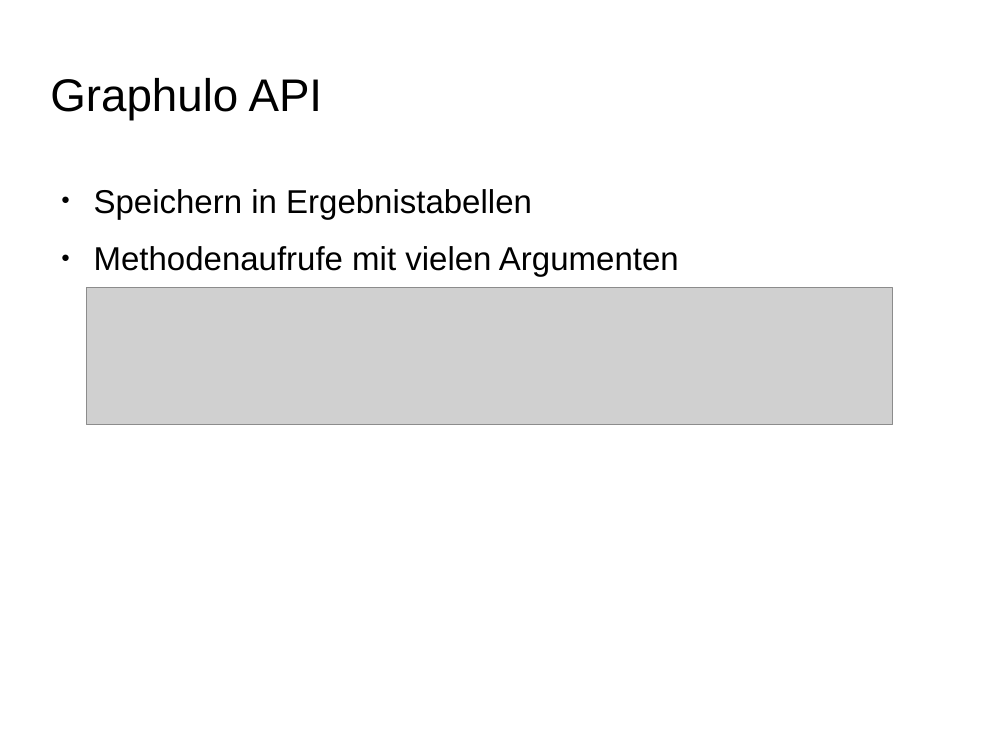
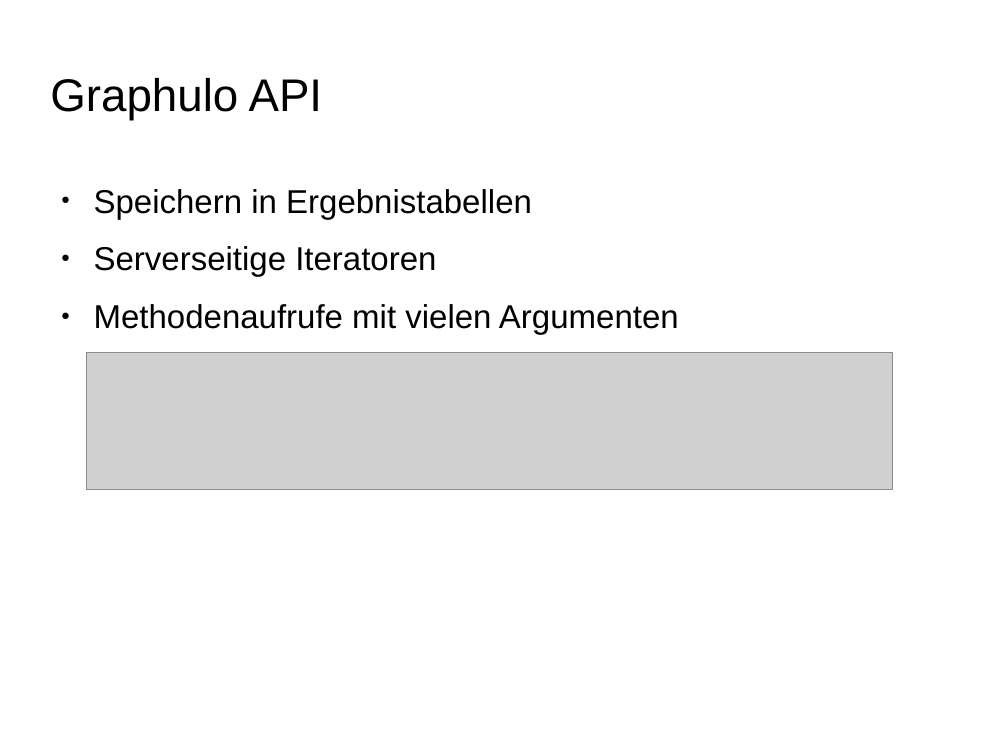
Before and after one commit to ScaDS/dblp-graphulo, a slide deck: slide 21 of doc/testat1.odp (slide 15 before the commit). Drawn at 1008x756 pixels with LibreOffice and Linux fonts; fonts in the diff are those of the drawing; grey boxes stand for pictures; background and template pictures are left out. Boxes give left, top, right and bottom in pixels: in the first picture for what was removed or moved away, otherwise in the second. Text is boxed around its words. In the diff, an @@ line names an element or a change of style, - is before the commit and + after.

```diff
--- a/doc/testat1.odp
+++ b/doc/testat1.odp
@@ text at bbox=[94, 246, 436, 277]: paragraph added @@
+● Serverseitige Iteratoren
@@ picture: place and size @@
-picture at bbox=[86, 288, 893, 425]
+picture at bbox=[86, 353, 893, 490]
```
Also in this commit, not shown: 4 other slides changed, 8 slides added, 1 slide removed, 2 other files.
